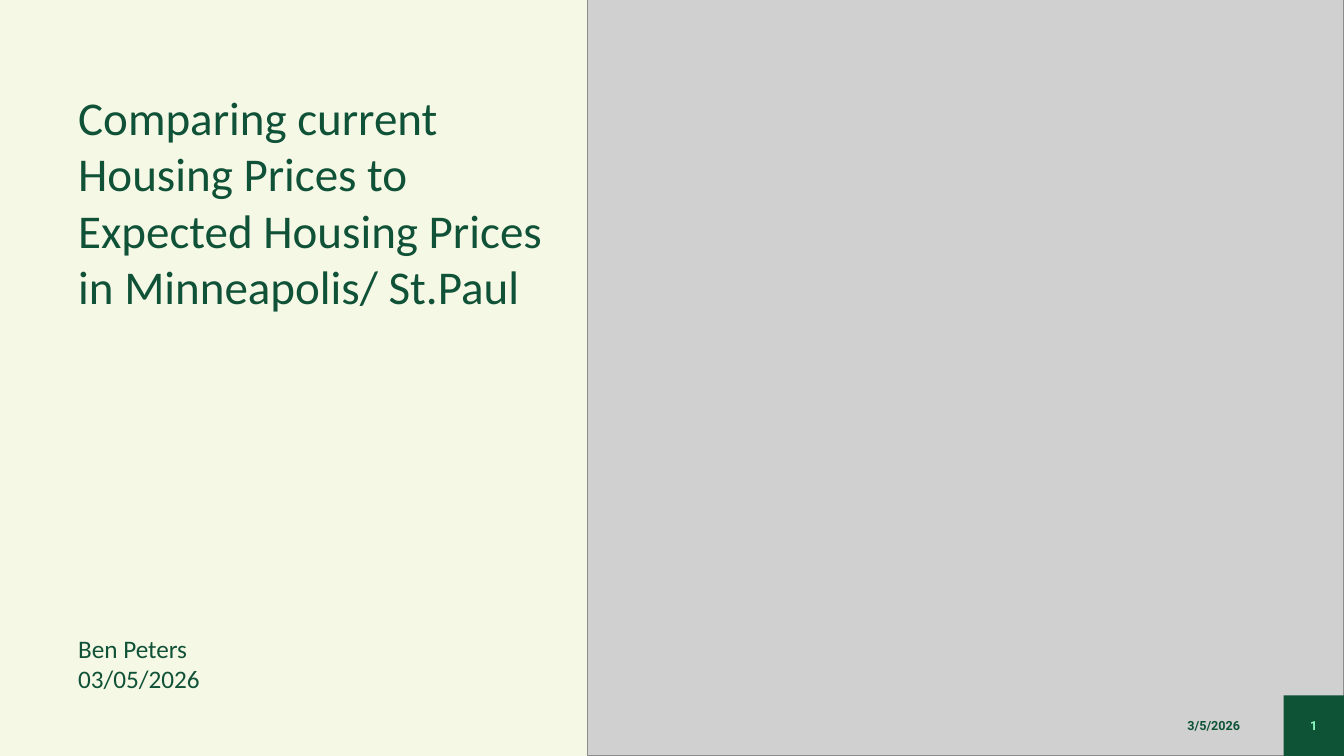
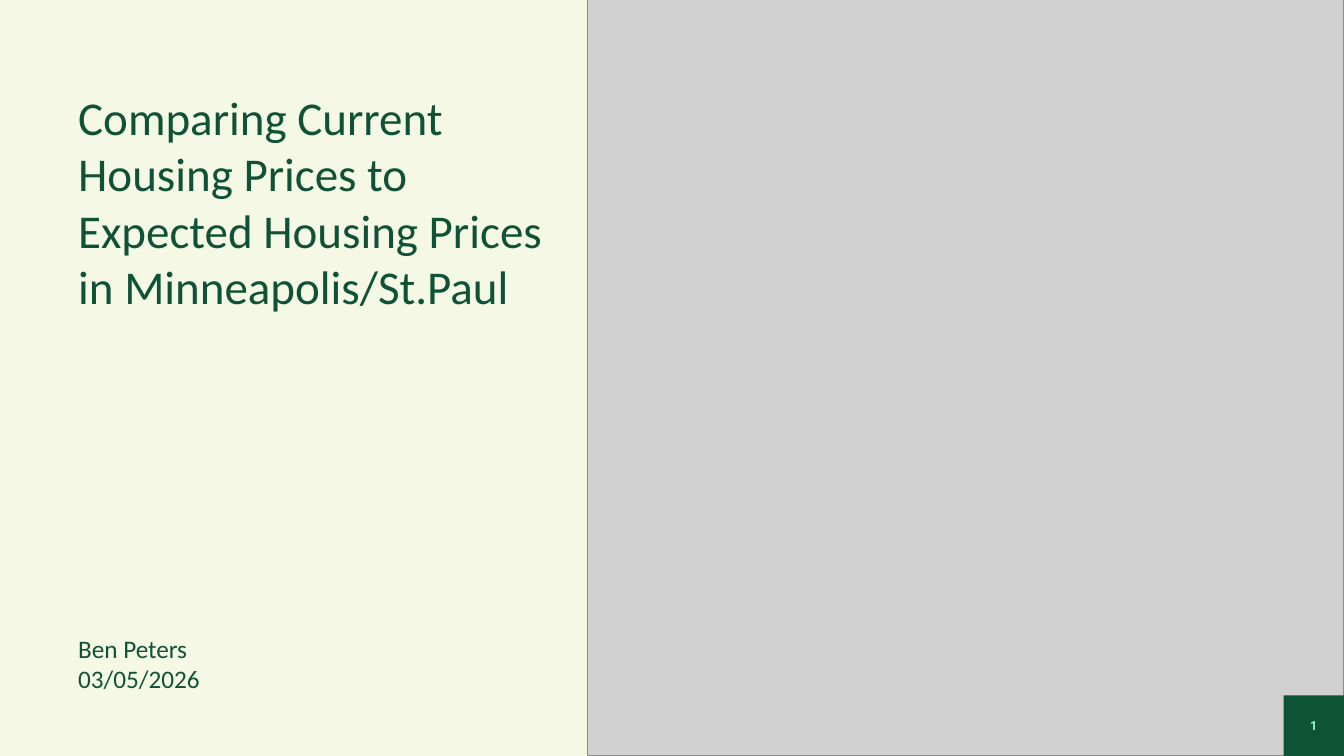
Before and after one commit to benpeters252/Projects, a slide deck: slide 1 of Springboard/Capstone MN Housing Cost/MN Housing.pptx. Drawn at 1344x756 pixels with LibreOffice and Linux fonts; fonts in the diff are those of the drawing; grey boxes stand for pictures; background and template pictures are left out. Boxes give left, top, right and bottom in pixels: in the first picture for what was removed or moved away, otherwise in the second. Text is boxed around its words. In the diff, an @@ line names an element or a change of style, - is before the commit and + after.

```diff
--- a/Springboard/Capstone MN Housing Cost/MN Housing.pptx
+++ b/Springboard/Capstone MN Housing Cost/MN Housing.pptx
@@ text at [78,102,542,312]: text changed @@
-Comparing current Housing Prices to Expected Housing Prices in Minneapolis/ St.Paul
+Comparing Current Housing Prices to Expected Housing Prices in Minneapolis/St.Paul
@@ text removed at [1187,721,1240,731] @@
-3/5/2026
```
Also in this commit, not shown: 7 other slides changed, 2 other files.
